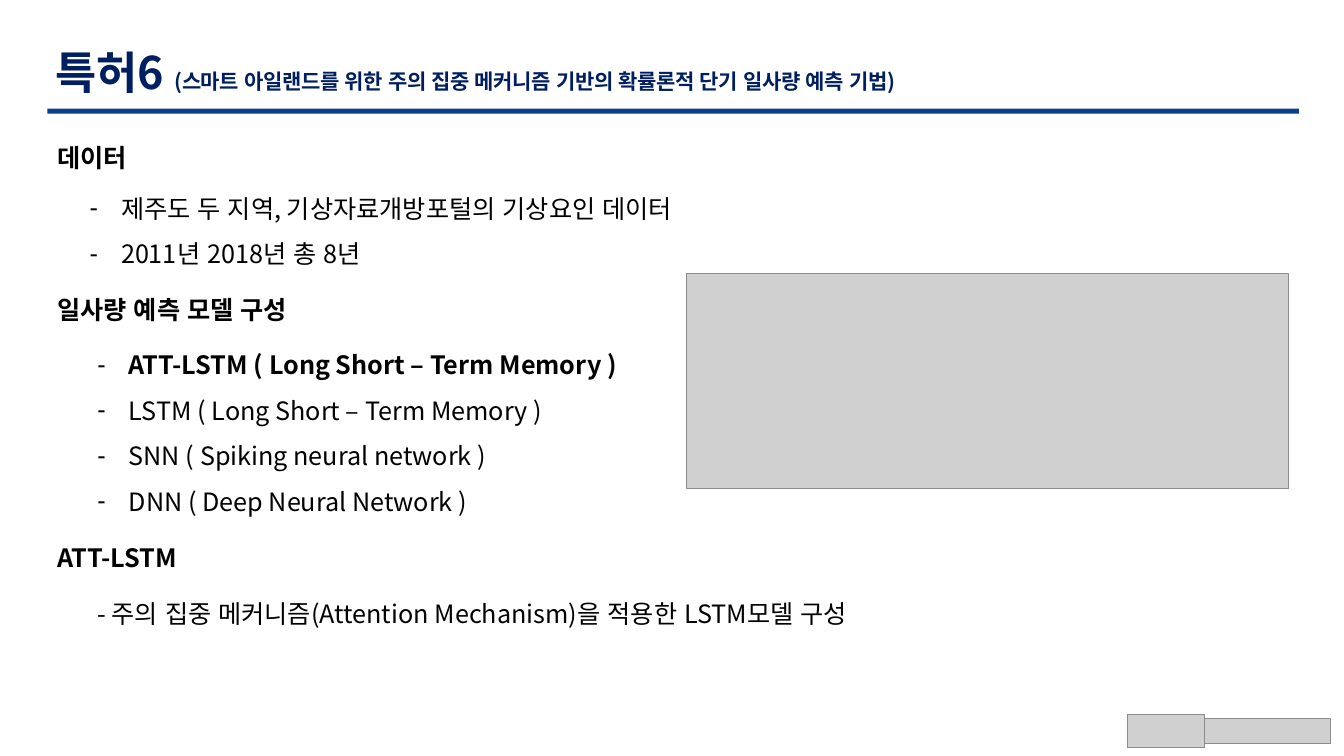
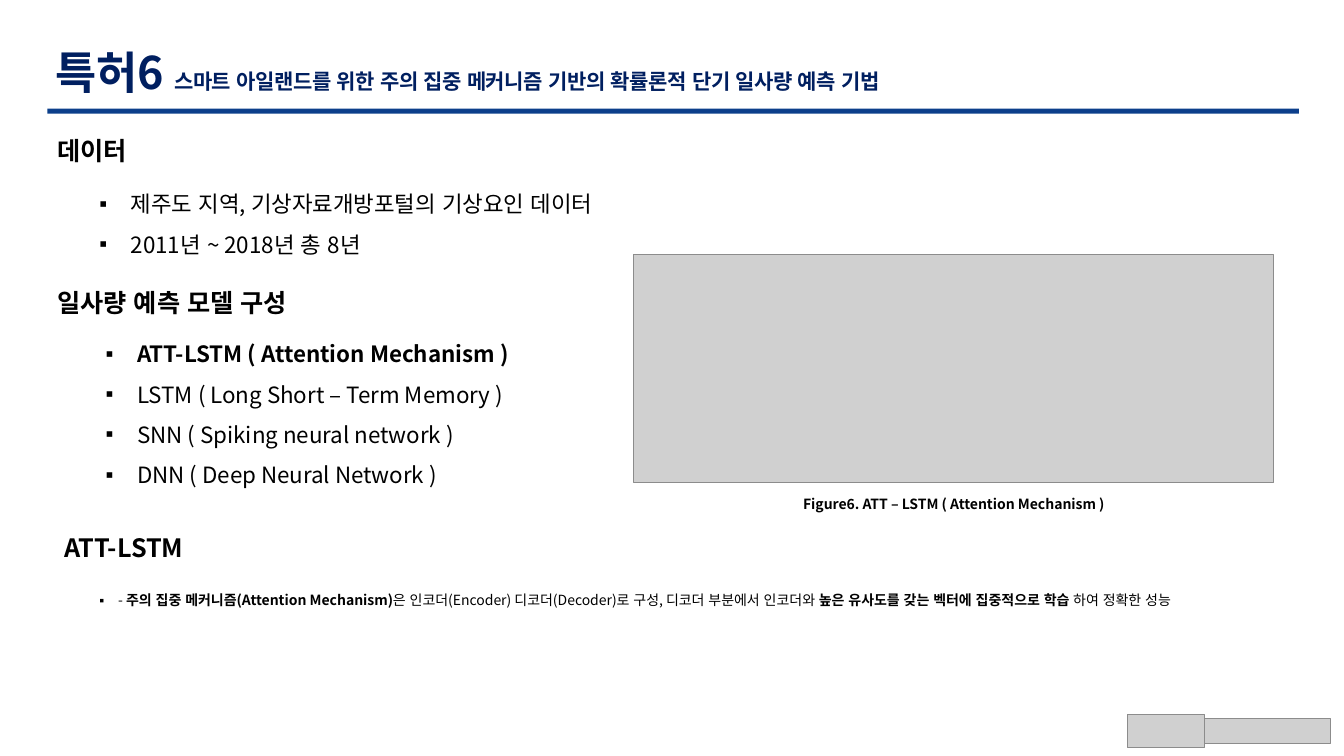
Before and after one commit to TaegyuHan/Solar_radiation_prediction_model, a slide deck: slide 14 of KICS_PT/[KICS] 동향 poster.pptx (slide 13 before the commit). Drawn at 1344x756 pixels with LibreOffice and Linux fonts; fonts in the diff are those of the drawing; grey boxes stand for pictures. Boxes give left, top, right and bottom in pixels: in the first picture for what was removed or moved away, otherwise in the second. Text is boxed around its words. In the diff, an @@ line names an element or a change of style, - is before the commit and + after.

```diff
--- a/KICS_PT/[KICS] 동향 poster.pptx
+++ b/KICS_PT/[KICS] 동향 poster.pptx
@@ text at box(56, 51, 879, 93): text changed @@
-특허6 (스마트 아일랜드를 위한 주의 집중 메커니즘 기반의 확률론적 단기 일사량 예측 기법)
+특허6 스마트 아일랜드를 위한 주의 집중 메커니즘 기반의 확률론적 단기 일사량 예측 기법
@@ text "데이터": place and size @@
-text "데이터" at box(57, 146, 127, 170)
+text "데이터" at box(57, 139, 127, 163)
@@ text at box(131, 193, 593, 255): text changed; size 18 to 16 pt @@
-– 제주도 두 지역, 기상자료개방포털의 기상요인 데이터
-– 2011년 2018년 총 8년
+▪ 제주도 지역, 기상자료개방포털의 기상요인 데이터
+▪ 2011년 ~ 2018년 총 8년
@@ picture: place and size @@
-picture at box(687, 273, 1290, 488)
+picture at box(634, 255, 1274, 483)
@@ text "일사량 예측 모델 구성": place and size @@
-text "일사량 예측 모델 구성" at box(57, 298, 287, 322)
+text "일사량 예측 모델 구성" at box(57, 291, 287, 315)
@@ text "ATT-LSTM ( Attention Mechanism )": place and size @@
-text "ATT-LSTM ( Attention Mechanism )" at box(129, 354, 602, 517)
+text "ATT-LSTM ( Attention Mechanism )" at box(137, 344, 495, 488)
@@ text at box(137, 344, 495, 363): text changed; size 18 to 16 pt @@
-– ATT-LSTM ( Long Short – Term Memory )
+▪ ATT-LSTM ( Attention Mechanism )
@@ text at box(137, 385, 491, 488): size 18 to 16 pt in "LSTM ( Long Short – Term Memory ...", "SNN ( Spiking neural network )", "DNN ( Deep Neural Network )"; bullet - to ▪ @@
@@ text added at box(803, 497, 1096, 513), 10 pt, text #000000, bold @@
+Figure6. ATT – LSTM ( Attention Mechanism )
@@ text "ATT-LSTM": place and size @@
-text "ATT-LSTM" at box(57, 548, 176, 568)
+text "ATT-LSTM" at box(64, 538, 183, 558)
@@ text at box(126, 593, 1171, 608): text changed; size 18 to 10 pt @@
-- 주의 집중 메커니즘(Attention Mechanism)을 적용한 LSTM모델 구성
+▪ - 주의 집중 메커니즘(Attention Mechanism)은 인코더(Encoder) 디코더(Decoder)로 구성, 디코더 부분에서 인코더와 높은 유사도를 갖는 벡터에 집중적으로 학습 하여 정확한 성능
```
Also in this commit, not shown: 14 other slides changed, 1 slide added, 1 other file.
